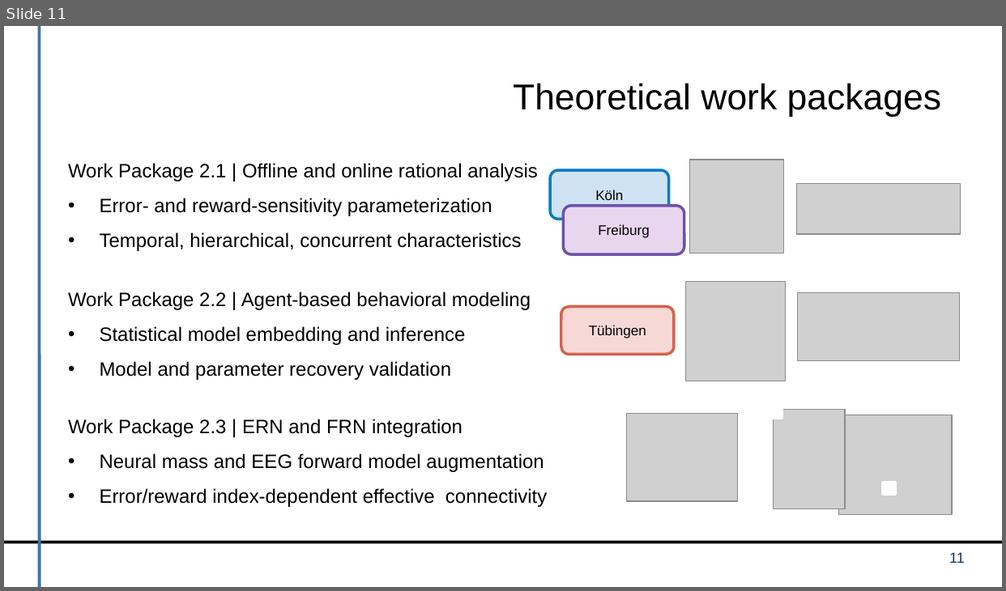
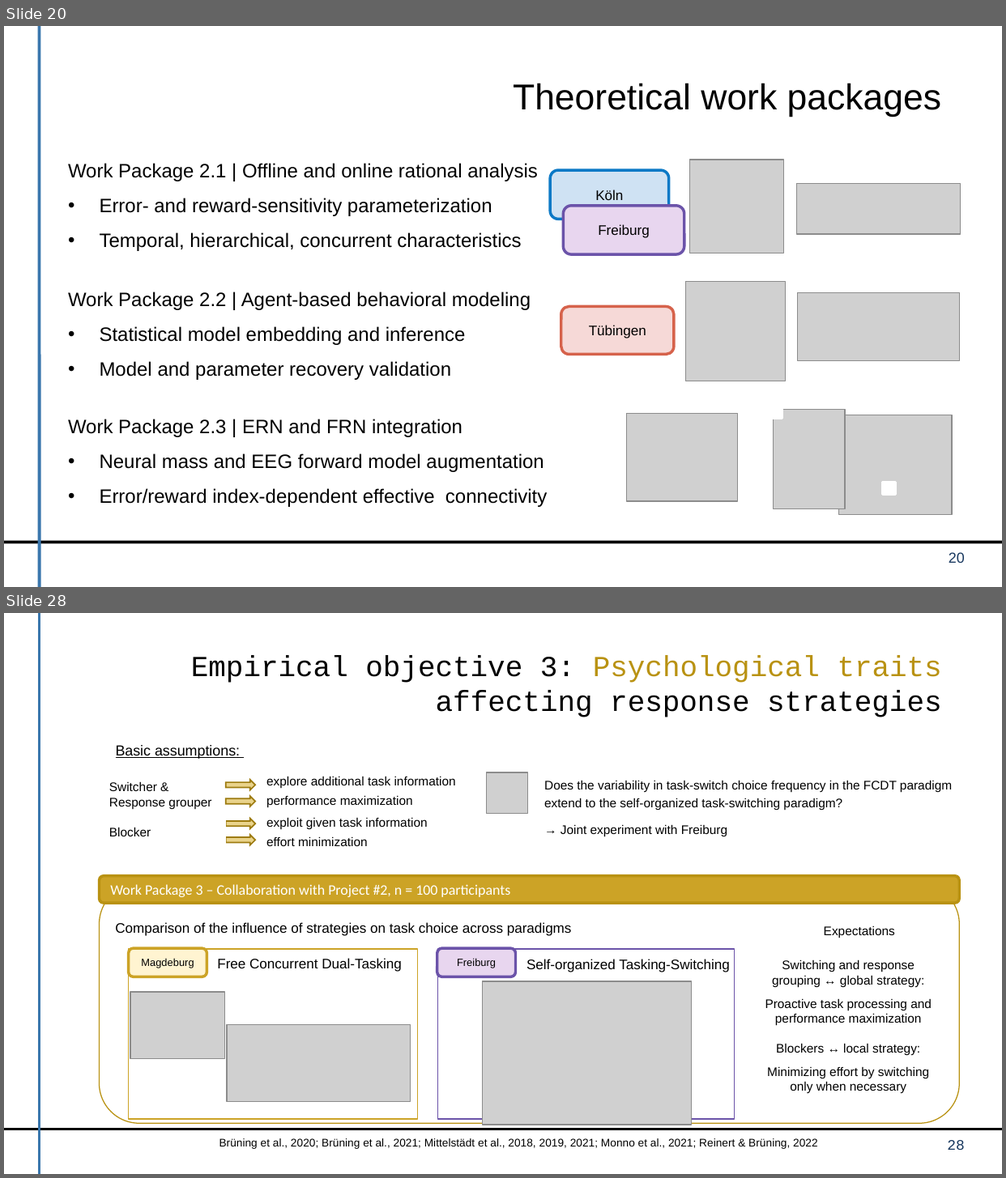
Before and after one commit to dirk-ostwald/Optimal-dual-task-performance, a slide deck: presentation/TP3-Kick-Off-Presentation.pptx. Shown one above the other, each under a label of ours: slide 11 before the commit, slides 20 and 28 after it; the slides between them are not shown. The pictures are 1006x591 and 1006x1178 pixels, drawn with LibreOffice and Linux fonts; fonts in the diff are those of the drawing; grey boxes stand for pictures; background and template pictures are left out. Boxes give left, top, right and bottom in pixels: in the first picture for what was removed or moved away, otherwise in the second. Text is boxed around its words. In the diff, an @@ line names an element or a change of style, - is before the commit and + after.

```diff
--- a/presentation/TP3-Kick-Off-Presentation.pptx
+++ b/presentation/TP3-Kick-Off-Presentation.pptx
@@ slide 28 added at (x1=4, y1=613, x2=1002, y2=1174), background #FFFFFF; not listed: 2 template elements that a slide beside it also shows @@
@@ title added at (x1=191, y1=655, x2=942, y2=717), 21 pt, text #000000 @@
+Empirical objective 3: Psychological traits affecting response strategies
@@ text added at (x1=116, y1=745, x2=240, y2=759), 10.5 pt, text #000000, underline @@
+Basic assumptions:
@@ text added at (x1=109, y1=781, x2=211, y2=837), 9 pt, text #000000 @@
+Switcher & Response grouper
+Blocker
@@ right arrow added at (x1=226, y1=780, x2=255, y2=790), fill #E9D38B, outline #9D7B0F 1 pt @@
@@ text added at (x1=266, y1=776, x2=456, y2=846), 9 pt, text #000000 @@
+explore additional task information
+performance maximization
+exploit given task information
+effort minimization
@@ picture added at (x1=486, y1=773, x2=527, y2=814) @@
@@ text added at (x1=544, y1=780, x2=952, y2=837), 9 pt, text #000000 @@
+Does the variability in task-switch choice frequency in the FCDT paradigm extend to the self-organized task-switching paradigm?
+→ Joint experiment with Freiburg
@@ right arrow added at (x1=226, y1=797, x2=255, y2=807), fill #E9D38B, outline #9D7B0F 1 pt @@
@@ right arrow added at (x1=226, y1=819, x2=255, y2=828), fill #E9D38B, outline #9D7B0F 1 pt @@
@@ right arrow added at (x1=226, y1=835, x2=255, y2=845), fill #E9D38B, outline #9D7B0F 1 pt @@
@@ rounded rectangle added at (x1=99, y1=876, x2=959, y2=904), fill #CCA326, outline #B99212 2 pt, 10.5 pt, text #FFFFFF @@
+Work Package 3 – Collaboration with Project #2, n = 100 participants
@@ rounded rectangle added at (x1=99, y1=884, x2=959, y2=1124), outline #B99212 0.75 pt @@
@@ text added at (x1=115, y1=922, x2=572, y2=936), 10 pt, text #000000 @@
+Comparison of the influence of strategies on task choice across paradigms
@@ text added at (x1=824, y1=926, x2=895, y2=938), 9 pt, text #000000 @@
+Expectations
@@ rounded rectangle added at (x1=129, y1=948, x2=207, y2=977), fill #FFF4D1, outline #CCA326 2 pt, 7.5 pt, text #000000 @@
+Magdeburg
@@ rounded rectangle added at (x1=129, y1=949, x2=418, y2=1119), outline #CCA326 1 pt @@
@@ rounded rectangle added at (x1=437, y1=948, x2=516, y2=977), fill #E8D6EF, outline #6B53A9 2 pt, 7.5 pt, text #000000 @@
+Freiburg
@@ rounded rectangle added at (x1=438, y1=949, x2=735, y2=1119), outline #6B53A9 1 pt @@
@@ text added at (x1=217, y1=958, x2=402, y2=972), 10 pt, text #000000 @@
+Free Concurrent Dual-Tasking
@@ text added at (x1=526, y1=959, x2=730, y2=973), 10 pt, text #000000 @@
+Self-organized Tasking-Switching
@@ text added at (x1=765, y1=960, x2=931, y2=1094), 9 pt, text #000000 @@
+Switching and response grouping ↔ global strategy:
+Proactive task processing and performance maximization
+Blockers ↔ local strategy:
+Minimizing effort by switching only when necessary
@@ picture added at (x1=130, y1=992, x2=226, y2=1059) @@
@@ picture added at (x1=482, y1=982, x2=692, y2=1125) @@
@@ picture added at (x1=227, y1=1025, x2=410, y2=1102) @@
@@ rounded rectangle added at (x1=455, y1=1084, x2=515, y2=1121), fill #FFFFFF, outline #FFFFFF 2 pt @@
@@ text added at (x1=219, y1=1139, x2=818, y2=1149), 8 pt, text #000000 @@
+Brüning et al., 2020; Brüning et al., 2021; Mittelstädt et al., 2018, 2019, 2021; Monno et al., 2021; Reinert & Brüning, 2022
@@ page number added at (x1=947, y1=1140, x2=964, y2=1150), 10.5 pt, text #17375E @@
+28
@@ what was slide 11 is now slide 20 @@
@@ page number at (x1=948, y1=552, x2=965, y2=563): text changed @@
-11
+20
```
Also in this commit, not shown: 4 slides changed, 45 other slides added, 4 other files.
